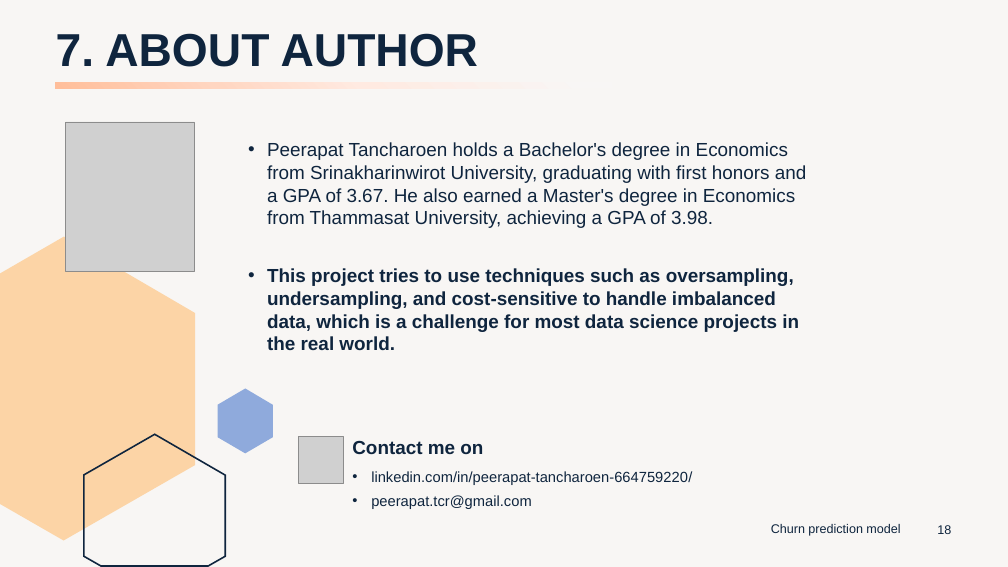
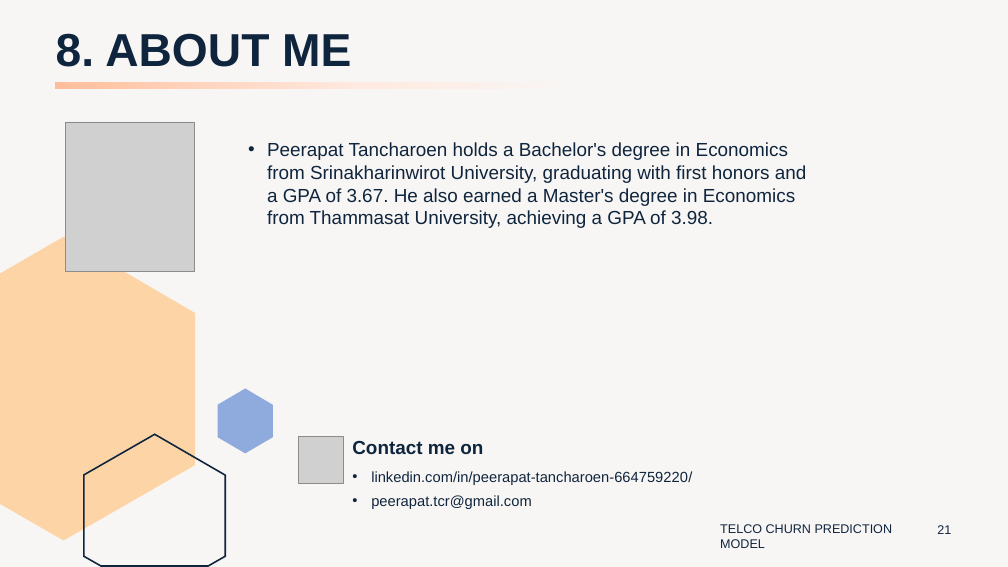
Before and after one commit to peerapat-t/telco_churn_prediction_model, a slide deck: slide 21 of Telco churn prediction model presentation.pptx (slide 18 before the commit). Drawn at 1008x567 pixels with LibreOffice and Linux fonts; fonts in the diff are those of the drawing; grey boxes stand for pictures. Boxes give left, top, right and bottom in pixels: in the first picture for what was removed or moved away, otherwise in the second. Text is boxed around its words. In the diff, an @@ line names an element or a change of style, - is before the commit and + after.

Commit message:
Add files via upload
update slide, improve model performance by add more iteration during randomized search

```diff
--- a/Telco churn prediction model presentation.pptx
+++ b/Telco churn prediction model presentation.pptx
@@ title at bbox=[56, 33, 351, 67]: text changed @@
-7. ABOUT AUTHOR
+8. ABOUT ME
@@ text at bbox=[267, 268, 799, 350]: paragraph removed @@
-• This project tries to use techniques such as oversampling, undersampling, and cost-sensitive to handle imbalanced data, which is a challenge for most data science projects in the real world.
@@ text at bbox=[720, 524, 893, 548]: text changed @@
-Churn prediction model
+TELCO CHURN PREDICTION MODEL
@@ page number at bbox=[937, 525, 951, 534]: text changed @@
-18
+21
```
Also in this commit, not shown: 13 other slides changed, 7 slides added, 4 slides removed, 2 other files.
